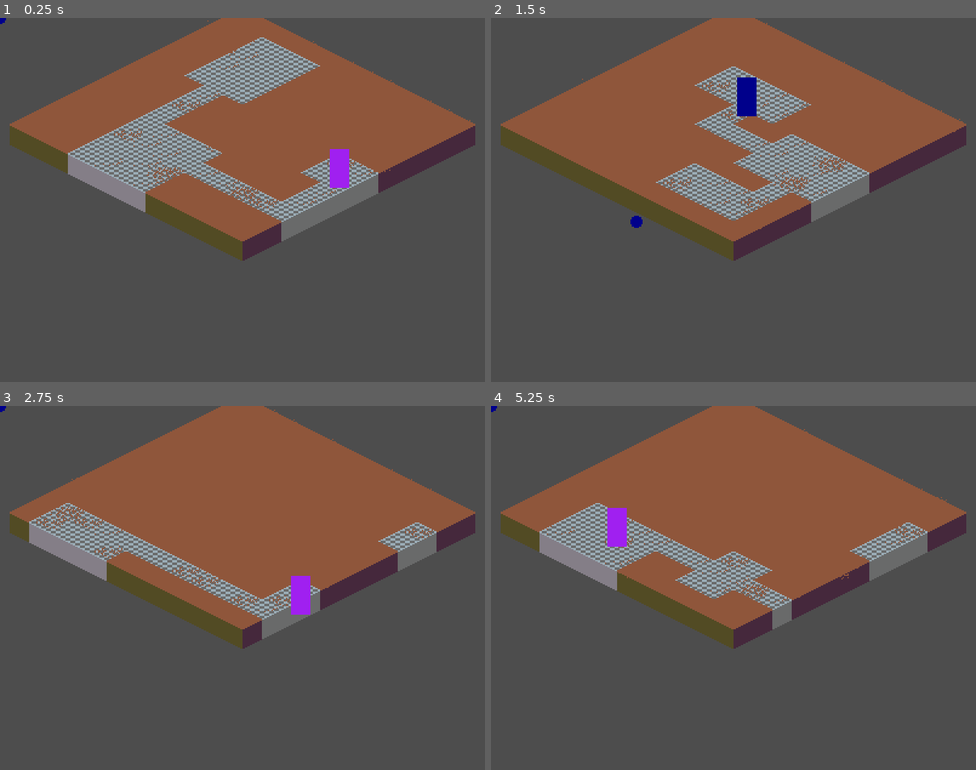
Above: before the commit, frames 1-4 (two rows, left to right).
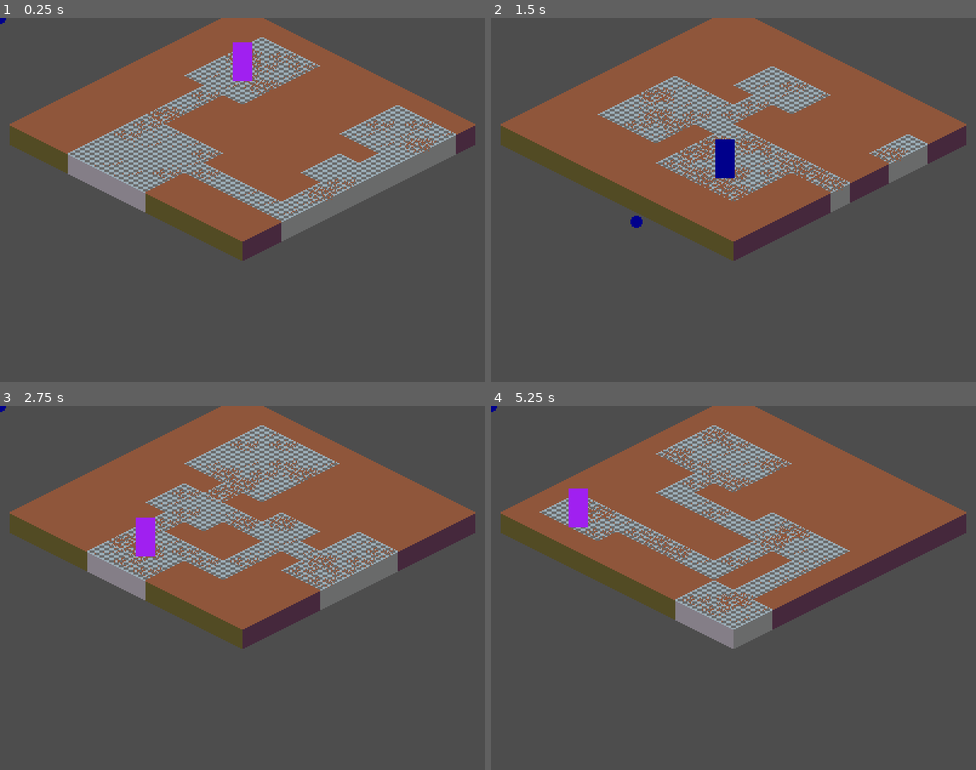
Above: after the commit, the same moments.

Repository: Ruulul/The-Duster
Game: Godot game, scene res://Components/building_generator.tscn
Two runs of this game, one before a commit and one after it. Both use one fixed random seed, a clock stepped at 60 frames per second and the inputs below.
Inputs (mouse positions are in pixels of both pictures, inside the frame that each line leads up to):
- Up to frame 1 (0.25 s): no input
- Up to frame 2 (1.5 s): move the mouse to (840, 181) at 0.52 s; hold R (refresh) 0.53-1.28 s; move the mouse to (636, 218) at 1.27 s; click (636, 218) at 1.35 s
- Up to frame 3 (2.75 s): move the mouse to (291, 507) at 2.02 s; hold R (refresh) from 2.03 s (still down)
- Up to frame 4 (5.25 s): move the mouse to (709, 660) at 2.77 s; release R (refresh) at 2.78 s; click (709, 660) at 2.85 s; move the mouse to (879, 642) at 3.52 s; hold R (refresh) 3.53-4.28 s; move the mouse to (588, 533) at 4.27 s; click (588, 533) at 4.35 s; move the mouse to (757, 588) at 5.02 s; hold R (refresh) from 5.03 s (still down)

The runs differ from the first frame. In frame 1, 4.6% of the frame differs, in the area x 23-97%, y 0-54%; in frame 2, 9.5%; in frame 3, 15%, in the area x 6-90%, y 1-64%; in frame 4, 13%.

Commit message:
better experience; roadmap update

Diff:
--- a/Components/building.gd
+++ b/Components/building.gd
@@ -14,6 +14,9 @@
 @export var dust_decay_rate: float = 0.5
 ## Type of the building
 @export var type: Type
+
+
+@onready var map = $RoomMap as TileMap
 
 var dust_rate
 var _decay
@@ -45,9 +48,13 @@
 
 
 func dirt_loop():
-	var ground: Array[Vector2i] = $RoomMap.get_used_cells(RoomMapLayers.Ground)
+	var ground: Array[Vector2i] = map.get_used_cells(RoomMapLayers.Ground)
+	ground = ground.filter(
+		func (point):
+			return map.get_cell_tile_data(RoomMapLayers.Ground, point).get_custom_data('dirtness') > 0
+	)
 	var chosen_cell = ground.pick_random()
-	var previous_dirt = $RoomMap.get_cell_atlas_coords(RoomMapLayers.Dirt, chosen_cell)
+	var previous_dirt = map.get_cell_atlas_coords(RoomMapLayers.Dirt, chosen_cell)
 	# the find returns -1 if it is not there, thus with the +1 it puts the dirt at the first stage
 	var next_dirt = dirt_levels[
 			min(
@@ -55,6 +62,6 @@
 					dirt_levels.size() - 1
 				)
 		]
-	$RoomMap.set_cell(RoomMapLayers.Dirt, chosen_cell, 0, next_dirt)
+	map.set_cell(RoomMapLayers.Dirt, chosen_cell, 0, next_dirt)
 	if _decay > 0:
-		get_tree().create_timer(_decay/dust_rate).timeout.connect(dirt_loop)
+		get_tree().create_timer(1.0/(dust_rate * get_parent().rooms_count)).timeout.connect(dirt_loop)
--- a/Components/building_generator.tscn
+++ b/Components/building_generator.tscn
@@ -7,6 +7,8 @@
 [node name="BuildingGenerator" type="Node2D"]
 position = Vector2(200, 0)
 script = ExtResource("1_5mw7e")
+rooms_count = 4
 Duster = ExtResource("2_q2qfh")
 
 [node name="Building" parent="." instance=ExtResource("3_hr354")]
+initial_dust_rate = 3
--- a/Components/room_map.tscn
+++ b/Components/room_map.tscn
@@ -25,6 +25,7 @@
 0:0/0/physics_layer_0/linear_velocity = Vector2(0, 0)
 0:0/0/physics_layer_0/angular_velocity = 0.0
 0:0/0/navigation_layer_0/polygon = SubResource("NavigationPolygon_7c55c")
+0:0/0/custom_data_0 = 1.0
 0:0/1 = 1
 0:0/1/texture_origin = Vector2i(0, 8)
 0:0/1/physics_layer_0/linear_velocity = Vector2(0, 0)
@@ -71,6 +72,8 @@
 tile_size = Vector2i(32, 16)
 physics_layer_0/collision_layer = 1
 navigation_layer_0/layers = 1
+custom_data_layer_0/name = "dirtness"
+custom_data_layer_0/type = 3
 sources/0 = SubResource("TileSetAtlasSource_hxlku")
 pattern_0 = SubResource("TileMapPattern_yjncc")
 pattern_1 = SubResource("TileMapPattern_o2ttj")
Not shown, changed: README.md
